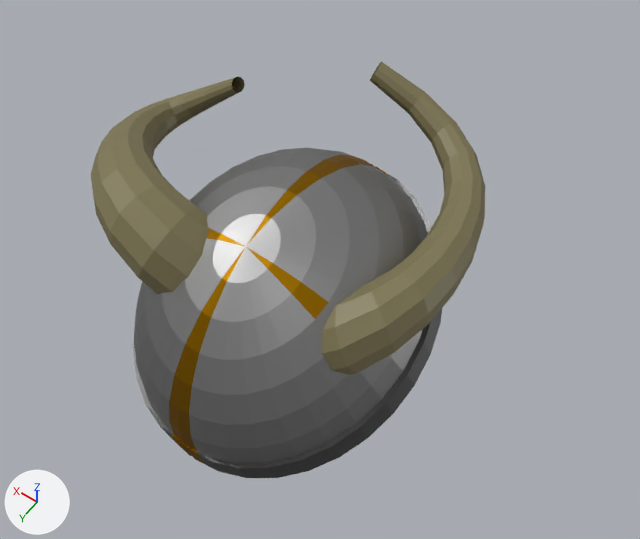
The Blender file models/items/armor/horned_helmet/horned_helmet.blend, before and after one commit.
Before and after are seen from a 50 mm lens placed at (-0.341, 0.428, 0.815), pointed at (-0.023, -0.017, 0.115). The axes (+X, +Y, +Z) are drawn at lower left. The lights are the same throughout. The picture after the commit comes second.

The older version as bpy lines, for what is in view:
```python
ob_helmet = bpy.data.objects.new('Helmet', me_sphere)
ob_helmet.location = (0.0, 0.0, 0.037)
ob_helmet.rotation_euler = (-0.339, 0.0, 0.0)  # degrees (-19, 0, 0)
ob_helmet.scale = (0.148, 0.177, 0.177)
ob_hornleft = bpy.data.objects.new('HornLeft', cu_béziercurve_001)
ob_hornleft.location = (0.0, -0.052, 0.111)
ob_hornleft.rotation_euler = (-5.051, 0.0, 3.142)  # degrees (-289, 0, 180)
ob_hornleft.scale = (0.231, 0.277, 0.277)
ob_hornright = bpy.data.objects.new('HornRight', cu_béziercurve)
ob_hornright.location = (0.0, 0.017, 0.035)
ob_hornright.rotation_euler = (-0.339, 0.0, 0.0)  # degrees (-19, 0, 0)
ob_hornright.scale = (0.231, 0.277, 0.277)
ob_rim = bpy.data.objects.new('Rim', me_sphere_002)
ob_rim.location = (0.0, 0.0, 0.037)
ob_rim.rotation_euler = (-0.339, 0.0, 0.0)  # degrees (-19, 0, 0)
ob_rim.scale = (0.148, 0.177, 0.177)
```
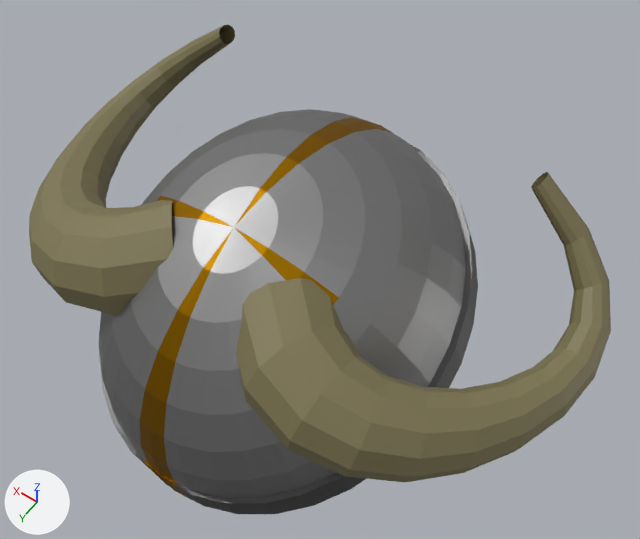
Commit message: Horned helmet tweaks

Pixel boxes (x1, y1, x2, y2) of what changed, in the pictures (640 x 539 px):
```json
{"object": "Helmet", "change": "moved, rescaled", "before": [134, 148, 428, 464], "after": [99, 109, 466, 498], "on screen": "25% wider, 23% taller"}
{"object": "HornRight", "change": "reshaped, moved, rescaled, modifiers changed", "before": [91, 77, 245, 294], "after": [29, 25, 611, 482], "on screen": "276% wider, 110% taller"}
{"object": "HornLeft", "change": "hidden", "before": [321, 62, 485, 375], "on screen": "yellow"}
{"object": "Rim", "change": "moved, rescaled", "before": [133, 164, 442, 478], "after": [99, 143, 478, 514], "on screen": "23% wider, 18% taller"}
```

The change, as JSON lines over the scene's bpy script:
```json
{"block": "cu_béziercurve", "where": "_sp = cu_béziercurve.splines.new('BEZIER'); _sp.bezier_points.add(1)"}
{"op": "remove", "block": "cu_béziercurve", "code": "_sp.bezier_points.foreach_set('handle_left', [-0.284, -0.012, -0.0409, 1.447, -0.522, -0.198])"}
{"op": "remove", "block": "cu_béziercurve", "code": "_sp.bezier_points.foreach_set('handle_right', [0.708, 0.0922, 1.004, -0.159, -0.758, 1.037])"}
{"op": "add", "block": "cu_béziercurve", "code": "_sp.bezier_points.foreach_set('handle_left', [-0.284, -0.463, 0.331, 1.447, -0.522, -0.198])"}
{"op": "add", "block": "cu_béziercurve", "code": "_sp.bezier_points.foreach_set('handle_right', [0.708, 0.543, 0.631, -0.159, -0.758, 1.037])"}
{"op": "set", "path": "ob_helmet.location", "old": "(0.0, 0.0, 0.037)", "new": "(0.0, -0.001, 0.037)"}
{"op": "set", "path": "ob_helmet.scale", "old": "(0.148, 0.177, 0.177)", "new": "(0.179, 0.214, 0.214)"}
{"op": "set", "path": "ob_hornright.location", "old": "(0.0, 0.017, 0.035)", "new": "(0.0, 0.019, 0.034)"}
{"op": "set", "path": "ob_hornright.scale", "old": "(0.231, 0.277, 0.277)", "new": "(0.279, 0.334, 0.334)"}
{"op": "add", "block": "ob_hornright", "code": "_m = ob_hornright.modifiers.new('Mirror', 'MIRROR')"}
{"op": "set", "path": "ob_rim.location", "old": "(0.0, 0.0, 0.037)", "new": "(0.0, -0.001, 0.037)"}
{"op": "set", "path": "ob_rim.scale", "old": "(0.148, 0.177, 0.177)", "new": "(0.179, 0.214, 0.214)"}
{"op": "add", "block": "ob_hornleft", "code": "ob_hornleft.hide_render = True"}
```
